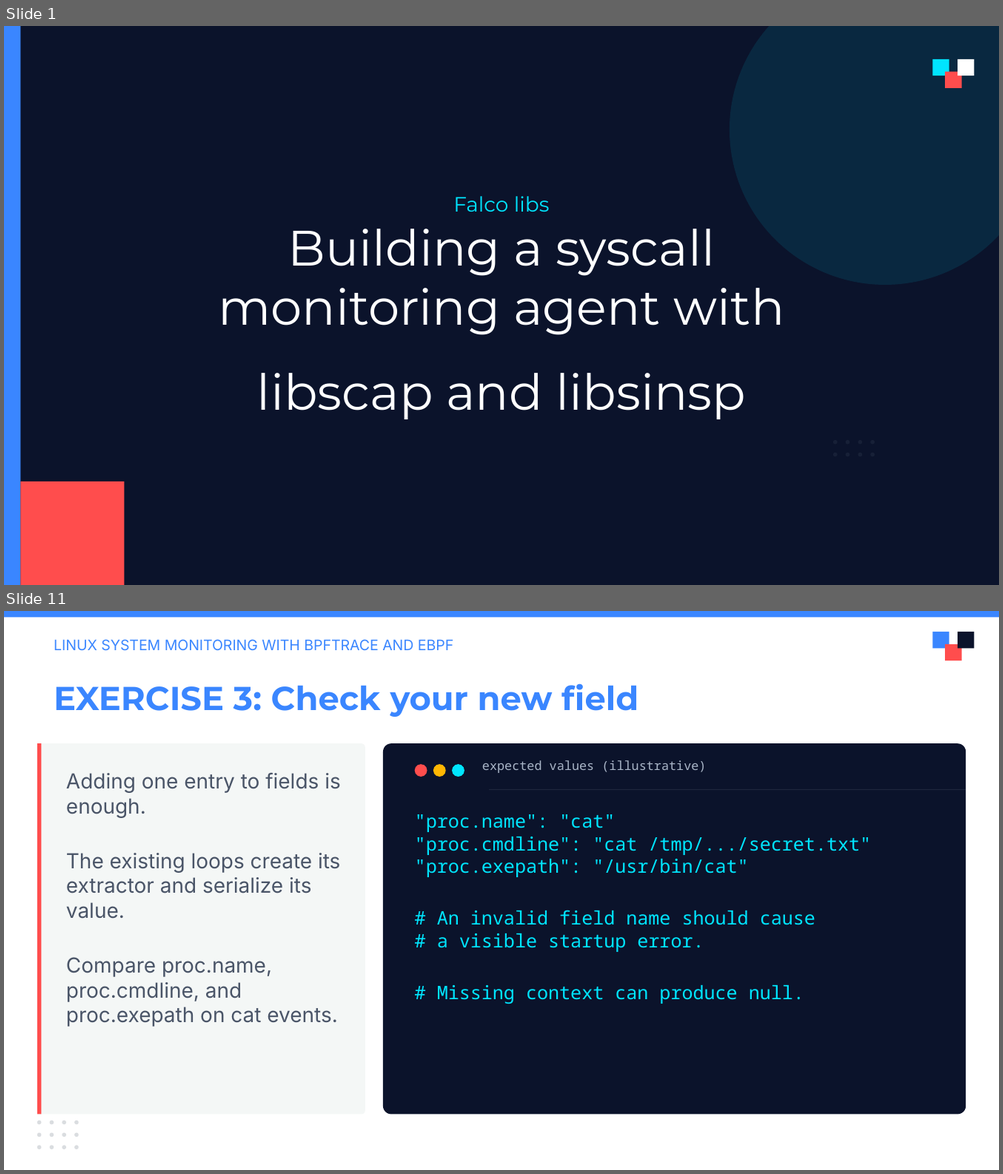
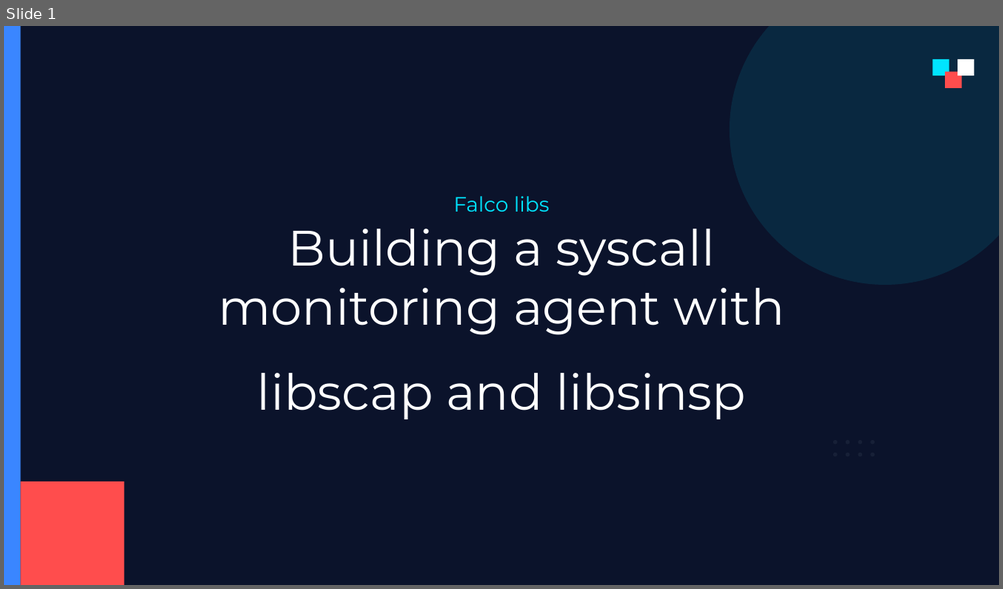
Before and after one commit to julianshalaby-perj/falco-libs-workshop, a slide deck: presentation/falco-libs-intro.pptx. Shown one above the other, each under a label of ours: slides 1 and 11 before the commit, slide 1 after it; the slides between them are not shown. The pictures are 1003x1174 and 1003x589 pixels, drawn with LibreOffice and Linux fonts; fonts in the diff are those of the drawing; background and template pictures are left out. Boxes give left, top, right and bottom in pixels: in the first picture for what was removed or moved away, otherwise in the second. Text is boxed around its words. In the diff, an @@ line names an element or a change of style, - is before the commit and + after.

Commit message:
Teach attachment, reading, filtering, and context in 12 slides

```diff
--- a/presentation/falco-libs-intro.pptx
+++ b/presentation/falco-libs-intro.pptx
@@ slide 11 removed at box(4, 611, 999, 1170), background #FFFFFF @@
@@ rectangle removed at box(4, 611, 999, 617) @@
@@ rectangle removed at box(932, 632, 949, 649) @@
@@ rectangle removed at box(957, 632, 973, 649) @@
@@ text removed at box(54, 639, 453, 651) @@
-LINUX SYSTEM MONITORING WITH BPFTRACE AND EBPF
@@ rectangle removed at box(945, 644, 962, 661) @@
@@ text removed at box(54, 684, 638, 717) @@
-EXERCISE 3: Check your new field
@@ rounded rectangle removed at box(37, 743, 365, 1114) @@
@@ rectangle removed at box(37, 743, 41, 1114) @@
@@ rounded rectangle removed at box(383, 743, 966, 1114) @@
@@ ellipse removed at box(415, 764, 427, 776) @@
@@ ellipse removed at box(432, 764, 444, 776) @@
@@ ellipse removed at box(452, 764, 464, 776) @@
@@ text removed at box(482, 760, 706, 773) @@
-expected values (illustrative)
@@ text removed at box(66, 772, 341, 1027) @@
-Adding one entry to fields is enough.
-The existing loops create its extractor and serialize its value.
-Compare proc.name, proc.cmdline, and proc.exepath on cat events.
@@ rectangle removed at box(489, 789, 966, 790) @@
@@ text removed at box(415, 815, 871, 1004) @@
-"proc.name": "cat"
-"proc.cmdline": "cat /tmp/.../secret.txt"
-"proc.exepath": "/usr/bin/cat"
-# An invalid field name should cause
-# a visible startup error.
-# Missing context can produce null.
@@ ellipse removed at box(37, 1120, 41, 1125) @@
@@ ellipse removed at box(50, 1120, 54, 1125) @@
@@ ellipse removed at box(62, 1120, 65, 1125) @@
@@ ellipse removed at box(74, 1120, 79, 1125) @@
@@ ellipse removed at box(37, 1133, 41, 1137) @@
@@ ellipse removed at box(50, 1133, 54, 1137) @@
@@ ellipse removed at box(62, 1133, 65, 1137) @@
@@ ellipse removed at box(74, 1133, 79, 1137) @@
@@ ellipse removed at box(37, 1146, 41, 1150) @@
@@ ellipse removed at box(50, 1146, 54, 1150) @@
@@ ellipse removed at box(62, 1146, 65, 1150) @@
@@ ellipse removed at box(74, 1146, 79, 1150) @@
```
Also in this commit, not shown: 7 slides changed, 4 slides added, 11 other slides removed.
